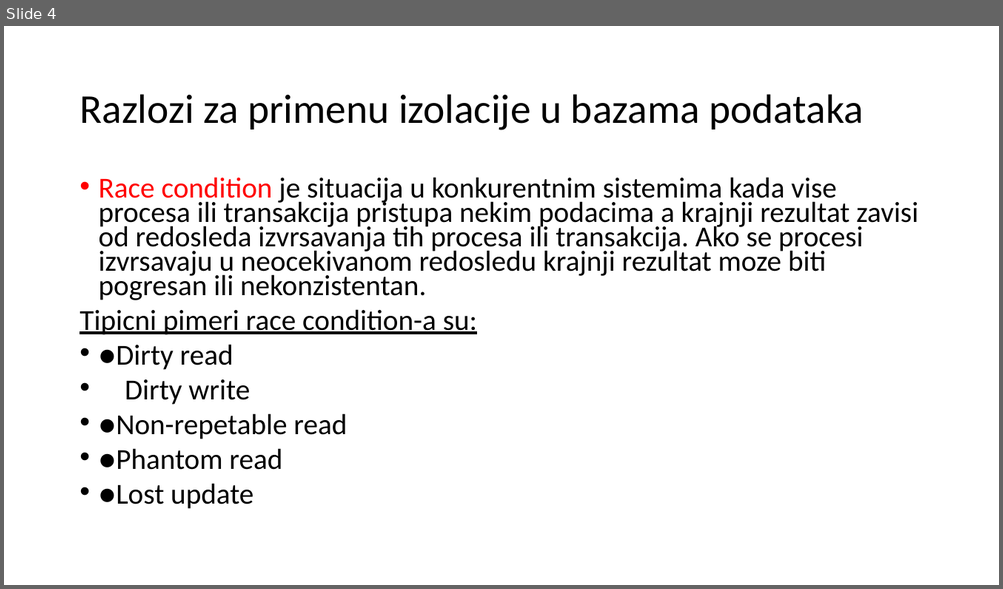
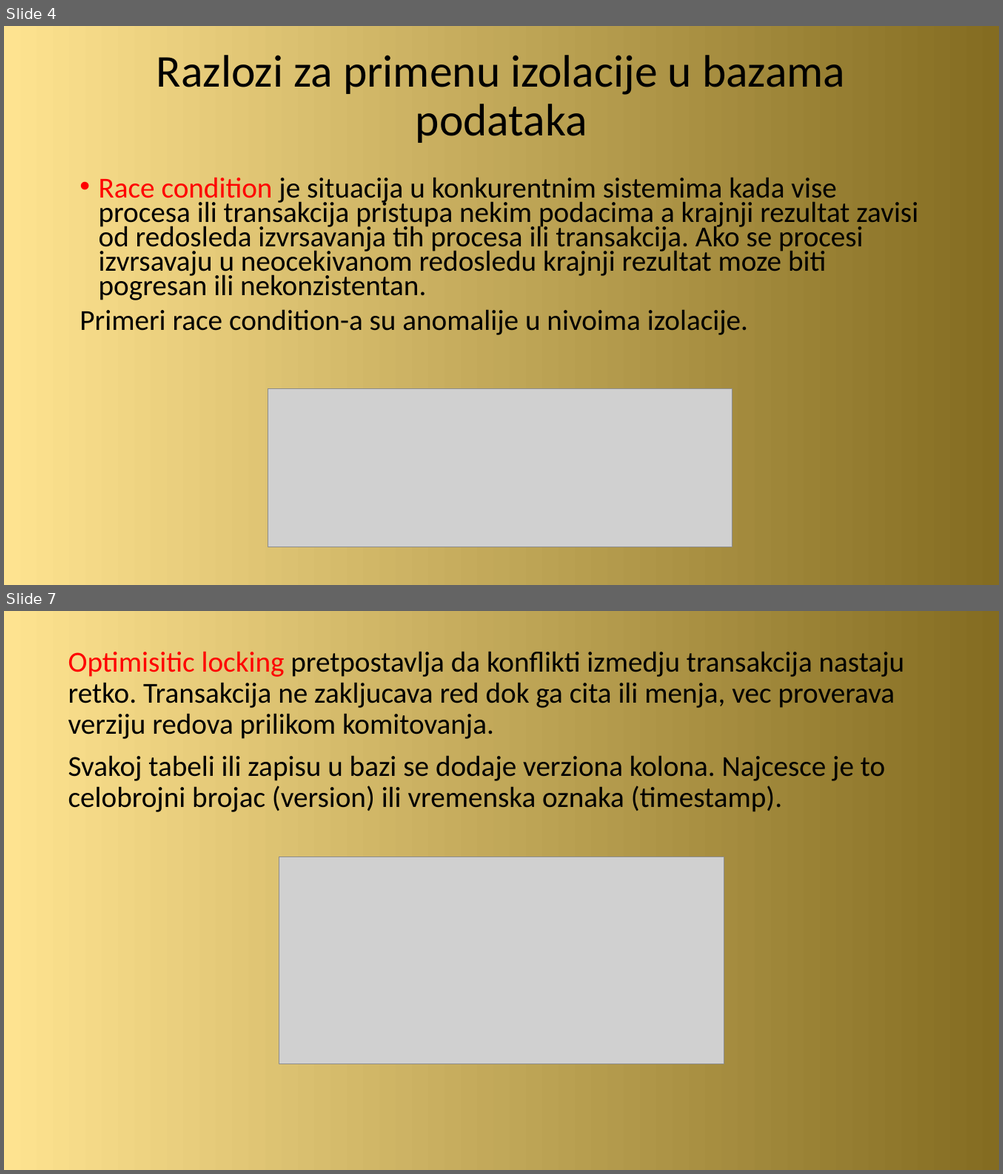
Before and after one commit to zvasiccc/Sistemi-za-upravljanje-bazama-podataka-seminarski-2, a slide deck: Izolacija i konkurentni pristup kod PostgreSQL baze podataka.pptx. Shown one above the other, each under a label of ours: slide 4 before the commit, slides 4 and 7 after it; the slides between them are not shown. The pictures are 1003x589 and 1003x1174 pixels, drawn with LibreOffice and Linux fonts; fonts in the diff are those of the drawing; grey boxes stand for pictures. Boxes give left, top, right and bottom in pixels: in the first picture for what was removed or moved away, otherwise in the second. Text is boxed around its words. In the diff, an @@ line names an element or a change of style, - is before the commit and + after.

```diff
--- a/Izolacija i konkurentni pristup kod PostgreSQL baze podataka.pptx
+++ b/Izolacija i konkurentni pristup kod PostgreSQL baze podataka.pptx
@@ slide 7 added at (4, 611, 999, 1170), background gradient #FEE390 to #846C21 @@
@@ text added at (68, 651, 905, 812), 28 pt, text #000000 @@
+Optimisitic locking pretpostavlja da konflikti izmedju transakcija nastaju retko. Transakcija ne zakljucava red dok ga cita ili menja, vec proverava verziju redova prilikom komitovanja.
+Svakoj tabeli ili zapisu u bazi se dodaje verziona kolona. Najcesce je to celobrojni brojac (version) ili vremenska oznaka (timestamp).
@@ picture added at (279, 857, 724, 1064) @@
@@ slide 4 changed as well @@
@@ background #FFFFFF to gradient #FEE390 to #846C21 @@
@@ title "Razlozi za primenu izolacije u ...": place and size @@
-title "Razlozi za primenu izolacije u ..." at (79, 94, 863, 130)
+title "Razlozi za primenu izolacije u ..." at (156, 55, 845, 143)
@@ title "Razlozi za primenu izolacije u ..." at (156, 55, 845, 143): size 39.6 to 44 pt; alignment left to centre @@
@@ text at (79, 309, 748, 335): text changed @@
-Tipicni pimeri race condition-a su:
-• ●Dirty read
-• Dirty write
-• ●Non-repetable read
-• ●Phantom read
-• ●Lost update
+Primeri race condition-a su anomalije u nivoima izolacije.
@@ picture added at (267, 389, 731, 548) @@
```
Also in this commit, not shown: 3 other slides changed, 4 other slides added, 1 slide removed, 1 other file.
